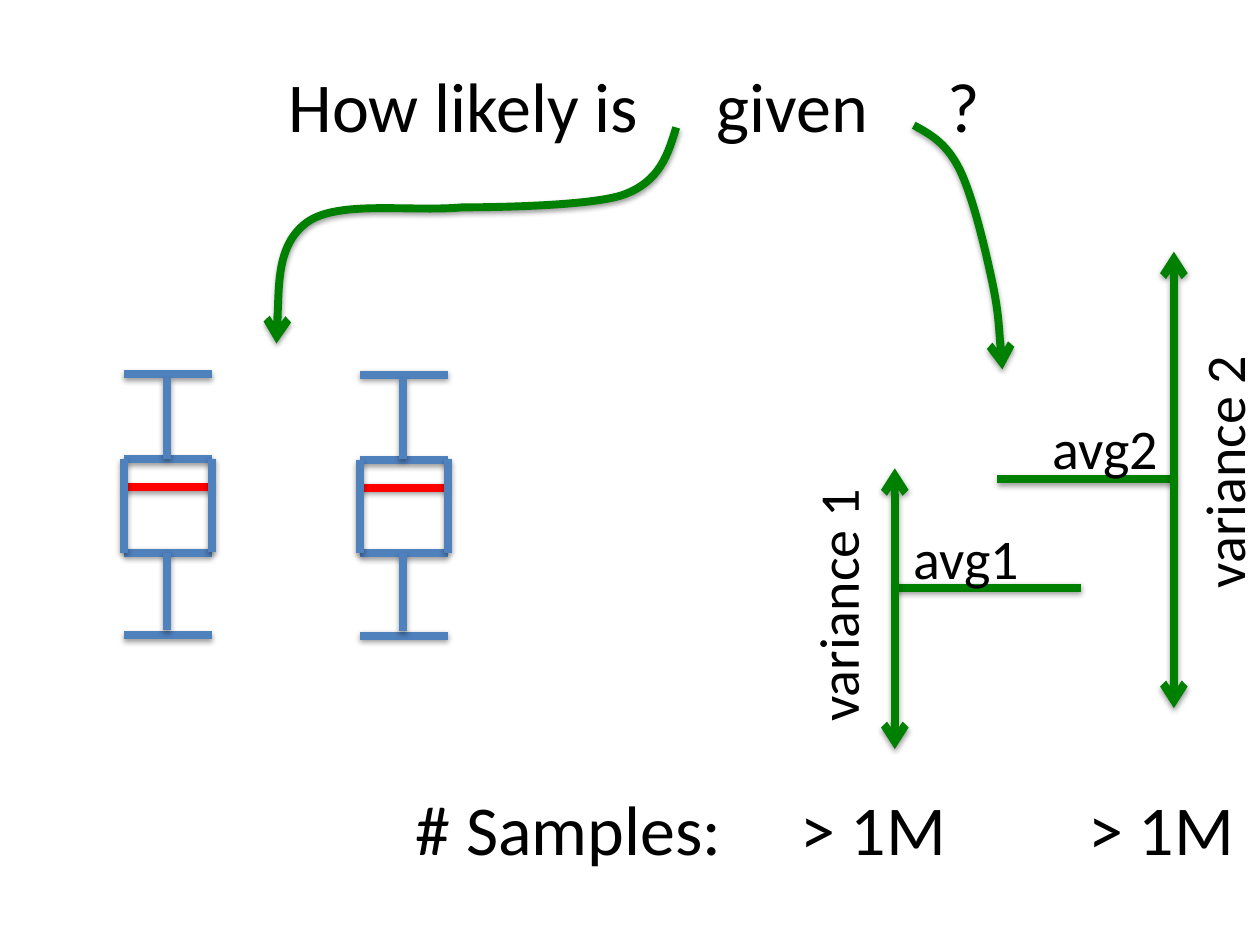
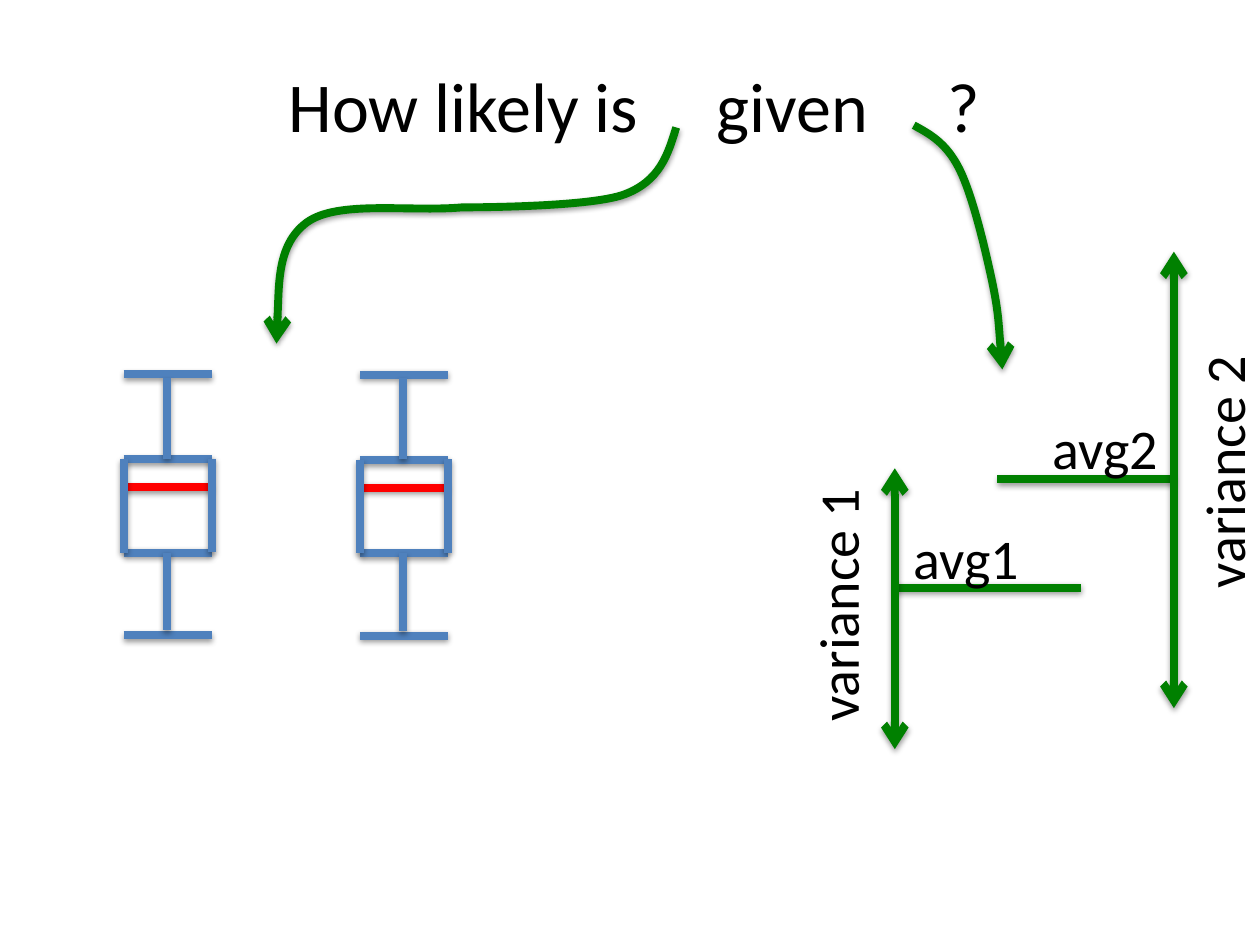
Before and after one commit to dataiap/dataiap, a slide deck: slide 22 of lectures/day3.pptx (slide 20 before the commit). Drawn at 1260x945 pixels with LibreOffice and Linux fonts; fonts in the diff are those of the drawing. Boxes give left, top, right and bottom in pixels: in the first picture for what was removed or moved away, otherwise in the second. Text is boxed around its words. In the diff, an @@ line names an element or a change of style, - is before the commit and + after.

```diff
--- a/lectures/day3.pptx
+++ b/lectures/day3.pptx
@@ text removed at box(466, 806, 1234, 867) @@
-# Samples: > 1M > 1M
```
Also in this commit, not shown: 3 other slides changed, 4 slides added, 2 slides removed.
